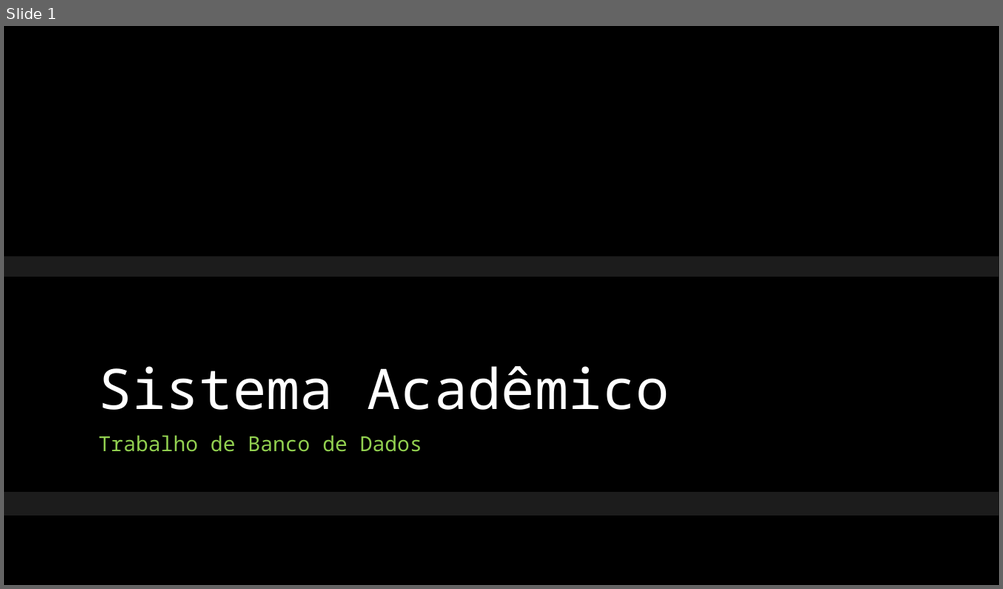
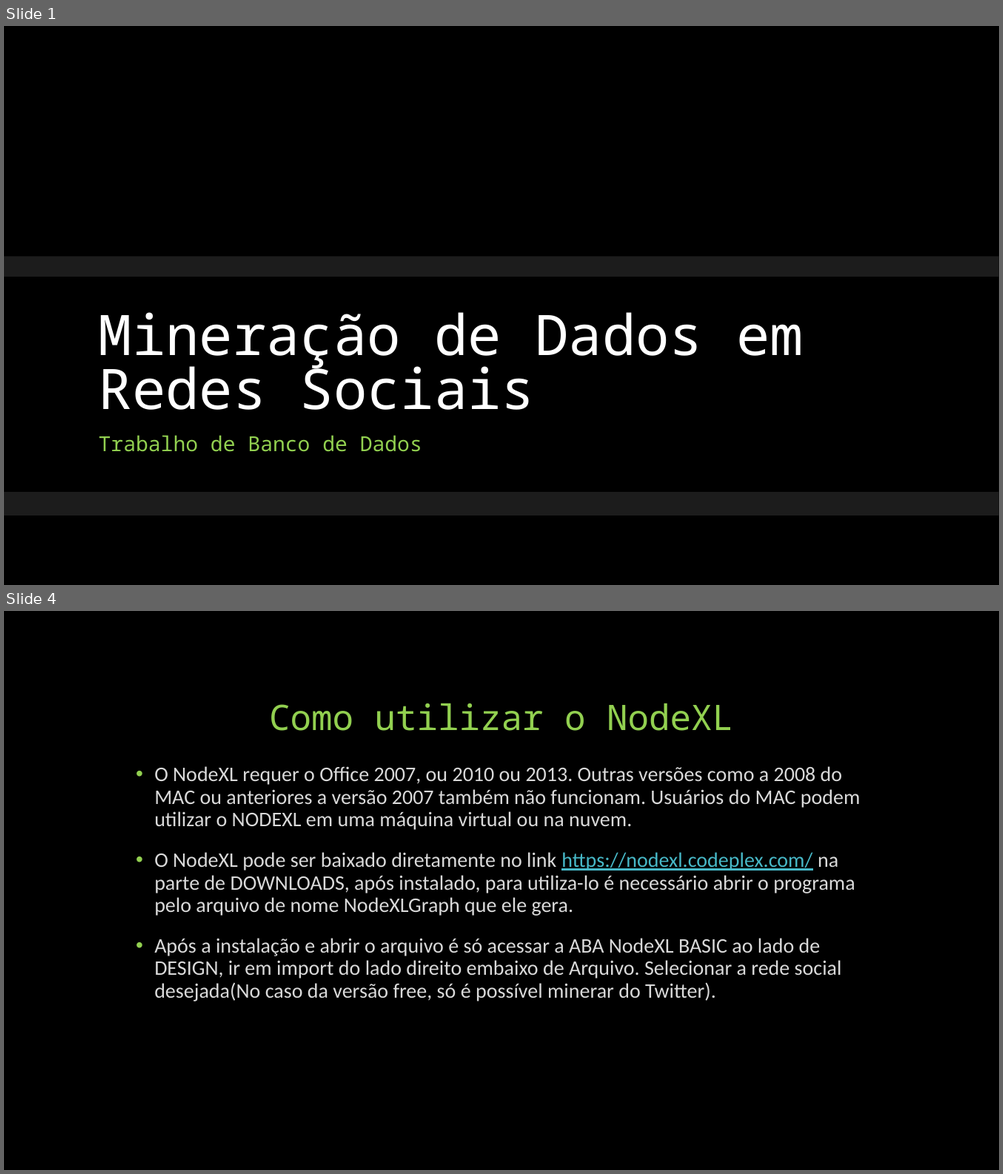
Before and after one commit to calosguilherme/trab01, a slide deck: Apresentação.pptx. Shown one above the other, each under a label of ours: slide 1 before the commit, slides 1 and 4 after it; the slides between them are not shown. The pictures are 1003x589 and 1003x1174 pixels, drawn with LibreOffice and Linux fonts; fonts in the diff are those of the drawing; background and template pictures are left out. Boxes give left, top, right and bottom in pixels: in the first picture for what was removed or moved away, otherwise in the second. Text is boxed around its words. In the diff, an @@ line names an element or a change of style, - is before the commit and + after.

```diff
--- a/Apresentação.pptx
+++ b/Apresentação.pptx
@@ slide 4 added at (4, 611, 999, 1170), background #000000 @@
@@ title added at (269, 703, 733, 731), 34 pt, text #92D050 @@
+Como utilizar o NodeXL
@@ text added at (154, 766, 860, 1002), 20 pt, text #D9D9D9 @@
+• O NodeXL requer o Office 2007, ou 2010 ou 2013. Outras versões como a 2008 do MAC ou anteriores a versão 2007 também não funcionam. Usuários do MAC podem utilizar o NODEXL em uma máquina virtual ou na nuvem.
+• O NodeXL pode ser baixado diretamente no link https://nodexl.codeplex.com/ na parte de DOWNLOADS, após instalado, para utiliza-lo é necessário abrir o programa pelo arquivo de nome NodeXLGraph que ele gera.
+• Após a instalação e abrir o arquivo é só acessar a ABA NodeXL BASIC ao lado de DESIGN, ir em import do lado direito embaixo de Arquivo. Selecionar a rede social desejada(No caso da versão free, só é possível minerar do Twitter).
@@ slide 1 changed as well @@
@@ title at (99, 312, 803, 410): text changed @@
-Sistema Acadêmico
+Mineração de Dados em Redes Sociais
```
Also in this commit, not shown: 5 other slides added, 8 slides removed.
